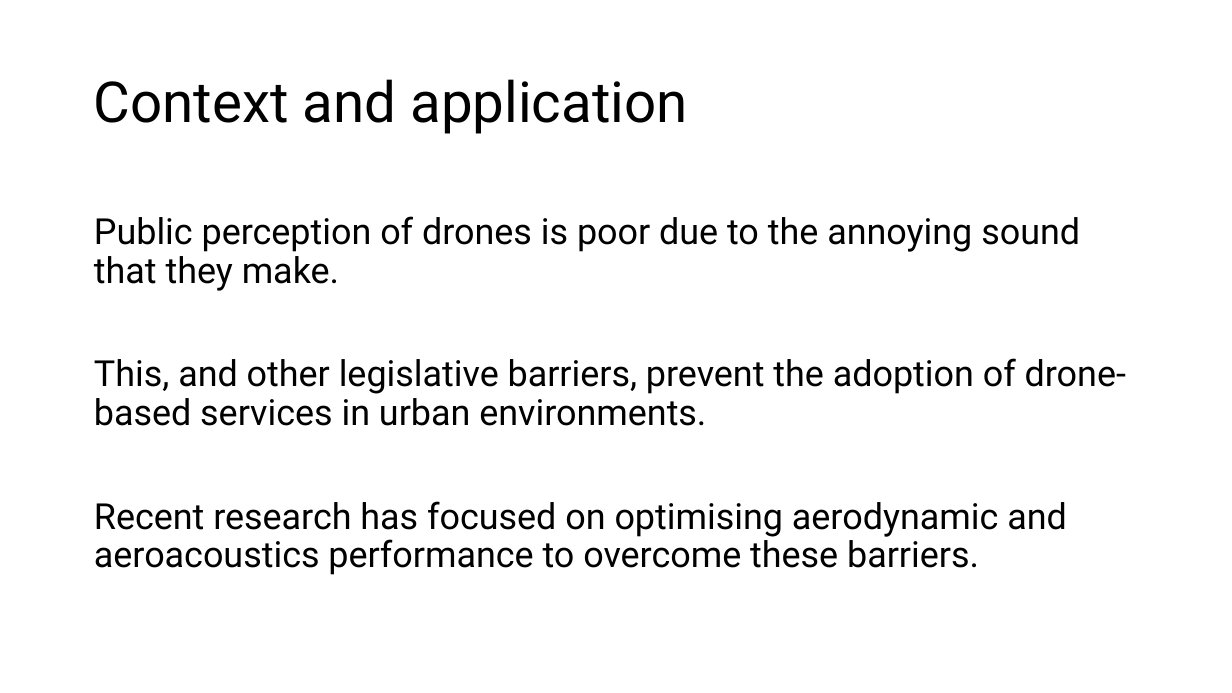
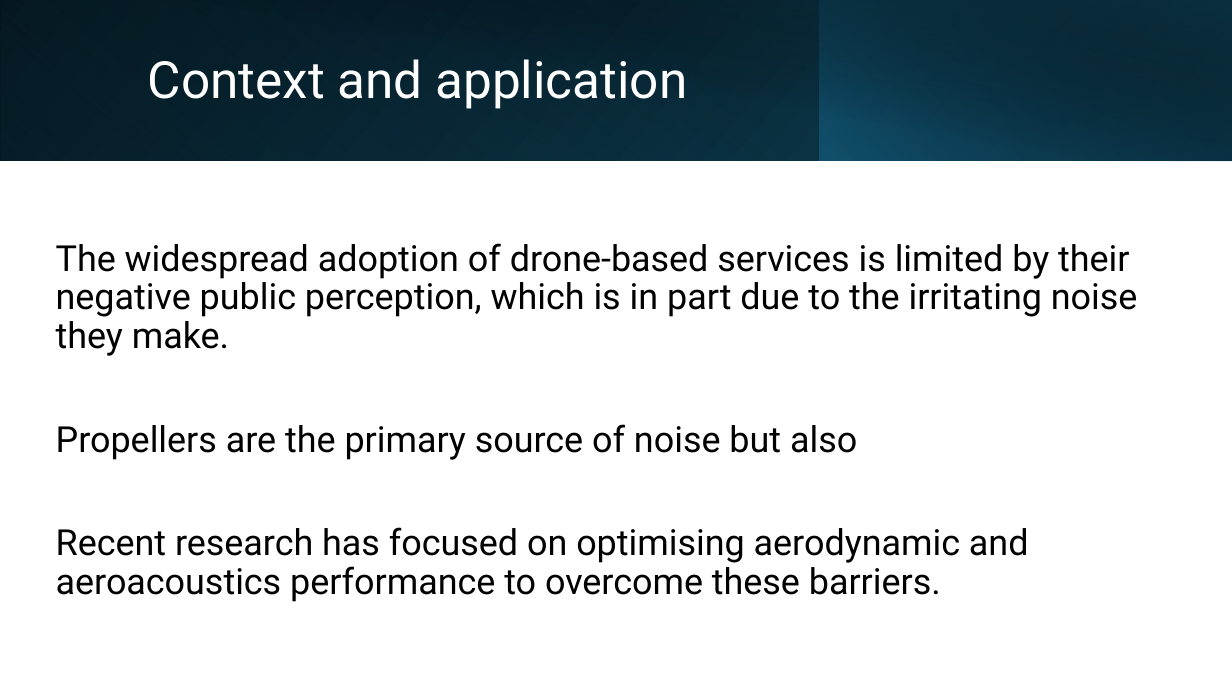
Before and after one commit to lpender3672/propeller-acoustics, a slide deck: slide 2 of deliverables/michaelmas_presentation.pptx. Drawn at 1232x693 pixels with LibreOffice and Linux fonts; fonts in the diff are those of the drawing. Boxes give left, top, right and bottom in pixels: in the first picture for what was removed or moved away, otherwise in the second. Text is boxed around its words. In the diff, an @@ line names an element or a change of style, - is before the commit and + after.

Commit message:
ppt and cad

```diff
--- a/deliverables/michaelmas_presentation.pptx
+++ b/deliverables/michaelmas_presentation.pptx
@@ rectangle added at bbox=[0, 0, 1232, 161], fill gradient #000000 to #104862 @@
@@ rectangle added at bbox=[0, 0, 821, 161], fill gradient #156082 to #0B3041 @@
@@ rectangle added at bbox=[46, 0, 1232, 162], fill gradient #000000 to #0B3041 @@
@@ rectangle added at bbox=[820, 0, 1232, 161], fill gradient #156082 to #000000 @@
@@ title "Context and application": place and size @@
-title "Context and application" at bbox=[94, 79, 687, 134]
+title "Context and application" at bbox=[148, 59, 687, 109]
@@ title "Context and application" at bbox=[148, 59, 687, 109]: size 44 to 40 pt, text colour #000000 to #FFFFFF @@
@@ text "The widespread adoption of drone-based ...": place and size @@
-text "The widespread adoption of drone-based ..." at bbox=[94, 216, 1126, 575]
+text "The widespread adoption of drone-based ..." at bbox=[56, 243, 1138, 602]
@@ text "The widespread adoption of drone-based ..." at bbox=[56, 243, 1138, 602]: vertical alignment top to middle @@
@@ text at bbox=[56, 243, 1138, 460]: text changed @@
-Public perception of drones is poor due to the annoying sound that they make.
-This, and other legislative barriers, prevent the adoption of drone-based services in urban environments.
+The widespread adoption of drone-based services is limited by their negative public perception, which is in part due to the irritating noise they make.
+Propellers are the primary source of noise but also
```
Also in this commit, not shown: 5 other slides changed, 2 slides added, 2 slides removed, 6 other files.
